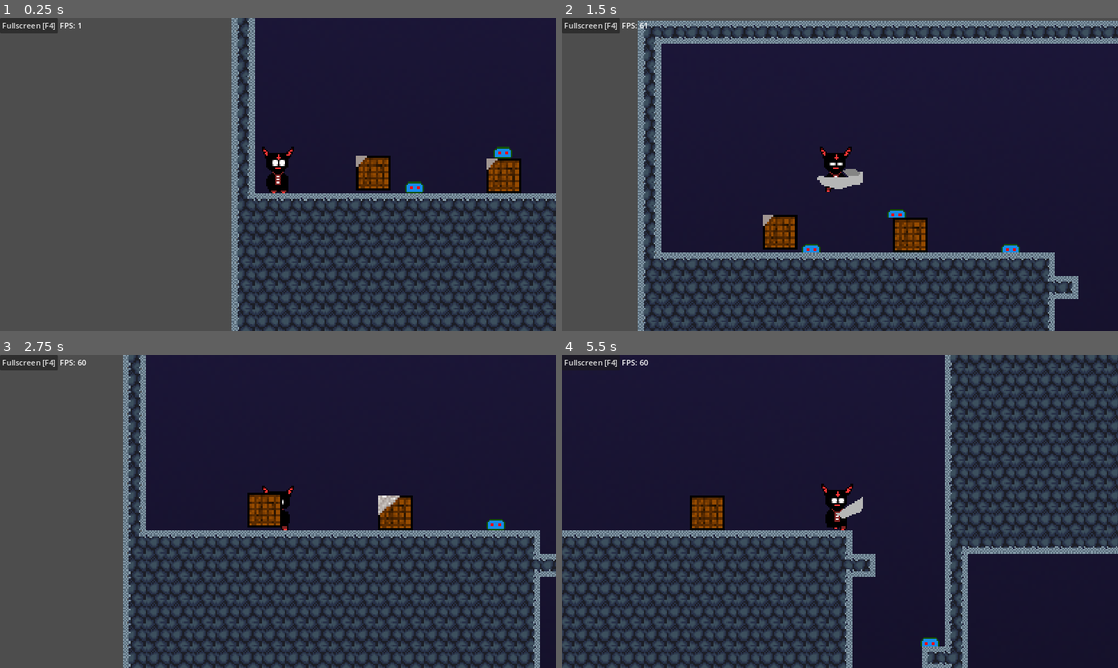
Above: before the commit, frames 1-4 (two rows, left to right).
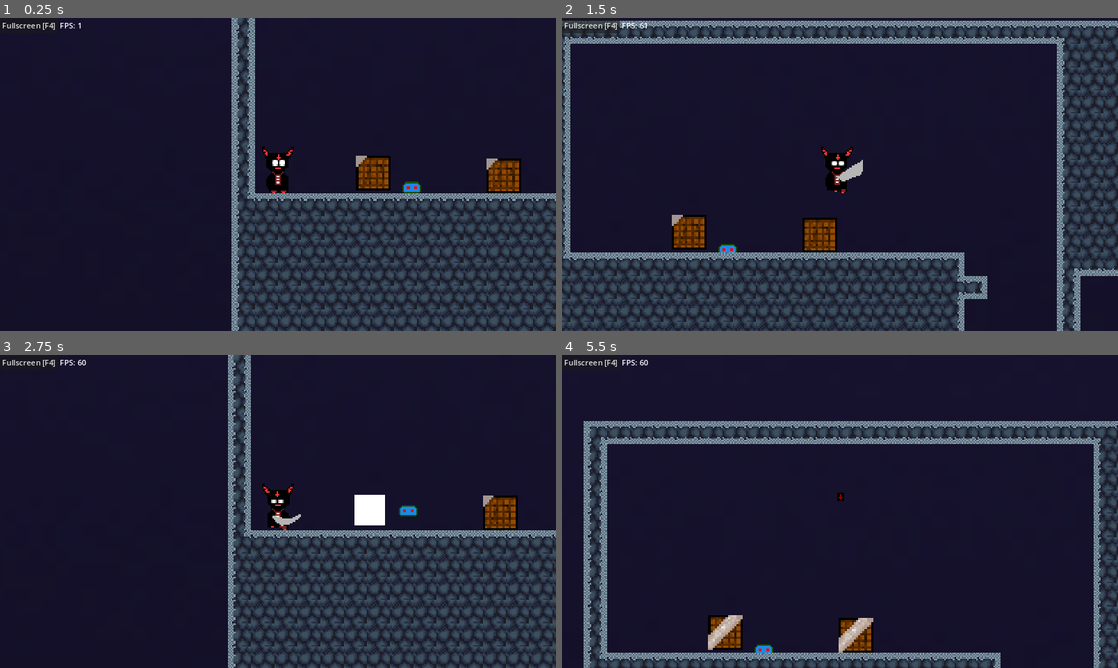
Above: after the commit, the same moments.

Repository: joaomoraski/proj-dev-jogos
Game: Godot game, scene res://world.tscn
Two runs of this game, one before a commit and one after it. Both use one fixed random seed, a clock stepped at 60 frames per second and the inputs below.
Inputs (mouse positions are in pixels of both pictures, inside the frame that each line leads up to):
- Up to frame 1 (0.25 s): no input
- Up to frame 2 (1.5 s): move the mouse to (962, 158) at 0.52 s; hold Right (ui_right) 0.53-1.25 s; tap 1 (Attack) at 0.6 s; click (962, 158) at 0.67 s; tap Up (ui_up) at 0.77 s; tap Shift (dash, bound only after the commit) at 0.8 s; drag from (728, 190) to (862, 174) at 1.27 s
- Up to frame 3 (2.75 s): move the mouse to (333, 442) at 2.02 s; hold Left (ui_left) from 2.03 s (still down); tap 1 (Attack) at 2.1 s; tap Shift (dash, bound only after the commit) at 2.3 s
- Up to frame 4 (5.5 s): release Left (ui_left) at 2.75 s; drag from (812, 574) to (873, 524) at 2.77 s; move the mouse to (1006, 558) at 3.52 s; hold Right (ui_right) 3.53-4.25 s; tap 1 (Attack) at 3.6, 5.1 s; tap Up (ui_up) at 3.77 s; tap Shift (dash, bound only after the commit) at 3.8, 5.3 s; tap F1 (die, bound only after the commit) at 4.15 s; drag from (673, 464) to (906, 642) at 4.27 s; move the mouse to (867, 511) at 5.02 s; hold Right (ui_right) from 5.03 s (still down); click (867, 511) at 5.17 s

The runs differ from the first frame. In frame 1, 41% of the frame differs, in the area x 0-93%, y 0-100%; in frame 2, 39%; in frame 3, 46%, in the area x 0-100%, y 0-100%; in frame 4, 43%.

Commit message:
adicionando algumas logicas a mais nos slimes, melhorando as sprites e criando animaçoes novas e o dash

Diff:
--- a/souls-of-the-hollow/Enemies/Slime/slime.gd
+++ b/souls-of-the-hollow/Enemies/Slime/slime.gd
@@ -41,6 +41,7 @@
 func _on_hitbox_area_entered(area):
 	if area.name == "AttackCollision":
 		health -= _player.damage
+		velocity.y = -200
 
 func _on_vision_box_body_entered(body):
 	if body.name == "Player":
--- a/souls-of-the-hollow/Enemies/Slime/slime.tscn
+++ b/souls-of-the-hollow/Enemies/Slime/slime.tscn
@@ -101,7 +101,7 @@
 size = Vector2(15, 11)
 
 [sub_resource type="CircleShape2D" id="CircleShape2D_l4t6d"]
-radius = 48.0104
+radius = 32.0156
 
 [node name="Slime" type="CharacterBody2D" groups=["enemies"]]
 script = ExtResource("1_dgs50")
@@ -132,7 +132,7 @@
 
 [node name="VisionBox" type="Area2D" parent="."]
 
-[node name="CollisionShape2D" type="CollisionShape2D" parent="VisionBox"]
+[node name="CollisionShape2D" type="CollisionShape2D" parent="VisionBox" groups=["enemies"]]
 shape = SubResource("CircleShape2D_l4t6d")
 
 [connection signal="area_entered" from="Hitbox" to="." method="_on_hitbox_area_entered"]
--- a/souls-of-the-hollow/GameController.gd
+++ b/souls-of-the-hollow/GameController.gd
@@ -3,6 +3,10 @@
 
 var _player: Player
 var _camera: Camera2D
+
+# GLOBAL VARIABLES
+############################################
+var player_life = 1000
 
 # PRIVATE METHODS
 ############################################
@@ -13,6 +17,8 @@
 	_player = player
 	_camera = camera
 	get_tree().call_group("enemies", "set_player", _player)
+	get_tree().call_group("breakables", "set_player", _player)
+	get_tree().call_group("timerDash", "set_player", _player)
 
 func get_camera() -> Camera2D:
 	return _camera
--- a/souls-of-the-hollow/Maps/Objects/Crates/crates.gd
+++ b/souls-of-the-hollow/Maps/Objects/Crates/crates.gd
@@ -1,20 +1,18 @@
 class_name Crate
 extends StaticBody2D
 
-@export var health = 20;
+@export var health = 10;
 
 var _player: Player
 
 func set_player(player: Player):
 	_player = player
 
-func _ready():
-	pass
-
 func _on_hitbox_area_entered(area):
 	if area.name == "AttackCollision":
 		$anim.play("Hurt")
 		health -= _player.damage
+		print(health)
 		await $anim.animation_finished
 		$anim.play("Active")
 
--- a/souls-of-the-hollow/Maps/Objects/Crates/crates.tscn
+++ b/souls-of-the-hollow/Maps/Objects/Crates/crates.tscn
@@ -81,7 +81,7 @@
 "RESET": SubResource("Animation_4q0jx")
 }
 
-[node name="Chest" type="StaticBody2D" groups=["enemies"]]
+[node name="Chest" type="StaticBody2D" groups=["breakables"]]
 light_mask = 17
 visibility_layer = 8
 scale = Vector2(1.5, 1.5)
--- /dev/null
+++ b/souls-of-the-hollow/Player/dash.gd
@@ -0,0 +1,20 @@
+class_name Dash
+extends Node2D
+
+@onready var timer = $DashTimer
+# Precisa setar para one shot
+var _player: Player
+
+func set_player(player: Player):
+	_player = player
+
+func start_dash(duration):
+	timer.wait_time = duration
+	timer.start()
+
+func is_dashing():
+	return !timer.is_stopped()
+
+
+func _on_dash_timer_timeout():
+	_player.dash_collision_logic(true)
--- /dev/null
+++ b/souls-of-the-hollow/Player/dash.tscn
@@ -0,0 +1,11 @@
+[gd_scene load_steps=2 format=3 uid="uid://d20tc3g8jgae8"]
+
+[ext_resource type="Script" path="res://Player/dash.gd" id="1_f6rvo"]
+
+[node name="Dash" type="Node2D" groups=["timerDash"]]
+script = ExtResource("1_f6rvo")
+
+[node name="DashTimer" type="Timer" parent="."]
+one_shot = true
+
+[connection signal="timeout" from="DashTimer" to="." method="_on_dash_timer_timeout"]
--- a/souls-of-the-hollow/Player/player.gd
+++ b/souls-of-the-hollow/Player/player.gd
@@ -2,25 +2,53 @@
 extends CharacterBody2D
 
 # Finite state machine
-enum PlayerStates {MOVE, ATTACK} # Array padrao, 0, 1, 2, 3 , HURT, DEAD
+enum PlayerStates {MOVE, ATTACK, DEAD} # Array padrao, 0, 1, 2, 3 , HURT, DEAD
 var CurrentState = PlayerStates.MOVE # Estado atual do personagem
 
+var normalSpeed = 150.0
 @export var SPEED = 150.0
 const JUMP_VELOCITY = -400.0
-var damage: float = 10
 var _direction: float = 0.1
 var _double_jump: bool = false
 var isAttacking: bool = false
 var invertAttackCollision: int = -32
+
+var health = game_controller.player_life
+var damage: float = 1
+
+const dashspeed = 300.0
+const dashlength = 0.4
+
+@onready var dash = $Dash
 
 var gravity = ProjectSettings.get_setting("physics/2d/default_gravity")
 
 func _ready():
 	$AttackCollision/CollisionShape2D.disabled = true
 
+func dash_collision_logic(logic: bool):
+	self.set_collision_layer_value(1, logic)
+	self.set_collision_mask_value(1, logic)
+	$Hitbox/CollisionShape2D.disabled = !logic
+
 func _physics_process(delta):
 	# Adiciona a gravidade ao jogo
 	velocity.y += gravity * delta
+
+	if Input.is_action_just_pressed("dash"):
+		dash_collision_logic(false)
+		dash.start_dash(dashlength)
+
+
+	SPEED = dashspeed if dash.is_dashing() else normalSpeed
+
+	if Input.is_action_just_pressed("die"):
+		game_controller.player_life = 0
+
+	if game_controller.player_life <= 0:
+		Die()
+		return
+
 	Move()
 	animatePlayer()
 	move_and_slide()
@@ -32,15 +60,19 @@
 		if is_on_floor():
 			if velocity.x == 0.0:
 				$AnimatedSprite2D.play("Idle")
-			else:
+			elif not dash.is_dashing():
 				$AnimatedSprite2D.play("Walk")
 		else:
-			if velocity.y < 0 or _double_jump:
+			if velocity.y < 0 or _double_jump and not dash.is_dashing():
 				$AnimatedSprite2D.play("Jump")
-			if velocity.y > 10:
+			if velocity.y > 10 and not dash.is_dashing():
 				$AnimatedSprite2D.play("Fall")
 	else:
 		$AnimatedSprite2D.play("Attack")
+
+
+	if dash.is_dashing():
+		$AnimatedSprite2D.play("Dash")
 
 	$AnimatedSprite2D.flip_h = false if _direction > 0.0 else true
 	$AttackCollision/CollisionShape2D.position = Vector2(0,2) if _direction > 0 else Vector2(invertAttackCollision,2)
@@ -72,12 +104,18 @@
 	CheckAndExecuteJump()
 	CheckAndExecuteAttack()
 
+func Die():
+	$AnimatedSprite2D.play("Die")
+	await $AnimatedSprite2D.animation_finished
+	get_tree().reload_current_scene()
+	game_controller.player_life = 1000
+
 func _on_animated_sprite_2d_animation_finished():
 	if $AnimatedSprite2D.animation == "Attack":
-#		CurrentState = PlayerStates.MOVE
 		$AttackCollision/CollisionShape2D.disabled = true
 		isAttacking = false
 
-
-#func OnStateFinished():
-#	CurrentState = PlayerStates.MOVE
+func _on_hitbox_body_entered(body):
+	if body.is_in_group("enemies"):
+		game_controller.player_life -= 1
+		print("deu ruim", game_controller.player_life)
--- a/souls-of-the-hollow/Player/player.tscn
+++ b/souls-of-the-hollow/Player/player.tscn
@@ -1,7 +1,8 @@
-[gd_scene load_steps=30 format=3 uid="uid://y0apbebnl2yq"]
+[gd_scene load_steps=35 format=3 uid="uid://y0apbebnl2yq"]
 
 [ext_resource type="Script" path="res://Player/player.gd" id="1_qiplr"]
 [ext_resource type="Texture2D" uid="uid://4xd8tl5lte7r" path="res://Player/PersonagemPrincipal.png" id="1_qslmg"]
+[ext_resource type="PackedScene" uid="uid://d20tc3g8jgae8" path="res://Player/dash.tscn" id="3_kd2kb"]
 
 [sub_resource type="AtlasTexture" id="AtlasTexture_bvww3"]
 atlas = ExtResource("1_qslmg")
@@ -14,6 +15,18 @@
 [sub_resource type="AtlasTexture" id="AtlasTexture_054hd"]
 atlas = ExtResource("1_qslmg")
 region = Rect2(32, 64, 32, 32)
+
+[sub_resource type="AtlasTexture" id="AtlasTexture_idxya"]
+atlas = ExtResource("1_qslmg")
+region = Rect2(96, 128, 32, 32)
+
+[sub_resource type="AtlasTexture" id="AtlasTexture_q0oo4"]
+atlas = ExtResource("1_qslmg")
+region = Rect2(128, 128, 32, 32)
+
+[sub_resource type="AtlasTexture" id="AtlasTexture_oocra"]
+atlas = ExtResource("1_qslmg")
+region = Rect2(0, 160, 32, 32)
 
 [sub_resource type="AtlasTexture" id="AtlasTexture_hjvsx"]
 atlas = ExtResource("1_qslmg")
@@ -117,6 +130,20 @@
 }, {
 "frames": [{
 "duration": 1.0,
+"texture": SubResource("AtlasTexture_idxya")
+}, {
+"duration": 1.0,
+"texture": SubResource("AtlasTexture_q0oo4")
+}, {
+"duration": 1.0,
+"texture": SubResource("AtlasTexture_oocra")
+}],
+"loop": false,
+"name": &"Dash",
+"speed": 9.0
+}, {
+"frames": [{
+"duration": 1.0,
 "texture": SubResource("AtlasTexture_hjvsx")
 }, {
 "duration": 1.0,
@@ -143,7 +170,7 @@
 "duration": 1.0,
 "texture": SubResource("AtlasTexture_a8uwq")
 }],
-"loop": true,
+"loop": false,
 "name": &"Die",
 "speed": 4.0
 }, {
@@ -210,16 +237,21 @@
 [sub_resource type="RectangleShape2D" id="RectangleShape2D_iuhsv"]
 size = Vector2(12.75, 30)
 
+[sub_resource type="RectangleShape2D" id="RectangleShape2D_x0ynk"]
+size = Vector2(18, 27)
+
 [node name="Player" type="CharacterBody2D"]
+collision_layer = 129
+collision_mask = 129
 floor_constant_speed = true
 script = ExtResource("1_qiplr")
 
 [node name="AnimatedSprite2D" type="AnimatedSprite2D" parent="."]
 sprite_frames = SubResource("SpriteFrames_hxcyt")
-animation = &"Attack"
-frame = 2
+animation = &"Idle"
 
 [node name="CollisionShape2D" type="CollisionShape2D" parent="."]
+z_index = 10
 position = Vector2(0, 2.5)
 shape = SubResource("RectangleShape2D_kiqqe")
 
@@ -230,5 +262,17 @@
 
 [node name="CollisionShape2D" type="CollisionShape2D" parent="AttackCollision"]
 shape = SubResource("RectangleShape2D_iuhsv")
+disabled = true
+
+[node name="Hitbox" type="Area2D" parent="."]
+
+[node name="CollisionShape2D" type="CollisionShape2D" parent="Hitbox"]
+position = Vector2(0, 2.5)
+shape = SubResource("RectangleShape2D_x0ynk")
+disabled = true
+debug_color = Color(1, 0, 0.52549, 0.419608)
+
+[node name="Dash" parent="." instance=ExtResource("3_kd2kb")]
 
 [connection signal="animation_finished" from="AnimatedSprite2D" to="." method="_on_animated_sprite_2d_animation_finished"]
+[connection signal="body_entered" from="Hitbox" to="." method="_on_hitbox_body_entered"]
--- a/souls-of-the-hollow/project.godot
+++ b/souls-of-the-hollow/project.godot
@@ -68,6 +68,16 @@
 "events": [Object(InputEventKey,"resource_local_to_scene":false,"resource_name":"","device":-1,"window_id":0,"alt_press …(182 unchanged characters)…
 ]
 }
+die={
+"deadzone": 0.5,
+"events": [Object(InputEventKey,"resource_local_to_scene":false,"resource_name":"","device":-1,"window_id":0,"alt_pressed":false,"shift_pressed":false,"ctrl_pressed":false,"meta_pressed":false,"pressed":false,"keycode":0,"physical_keycode":4194332,"key_label":0,"unicode":0,"echo":false,"script":null)
+]
+}
+dash={
+"deadzone": 0.5,
+"events": [Object(InputEventKey,"resource_local_to_scene":false,"resource_name":"","device":-1,"window_id":0,"alt_pressed":false,"shift_pressed":false,"ctrl_pressed":false,"meta_pressed":false,"pressed":false,"keycode":0,"physical_keycode":4194325,"key_label":0,"unicode":0,"echo":false,"script":null)
+]
+}
 
 [input_devices]
 
--- a/souls-of-the-hollow/world.tscn
+++ b/souls-of-the-hollow/world.tscn
@@ -487,7 +487,8 @@
 8:4/0/terrains_peering_bit/top_side = 0
 
 [sub_resource type="TileSet" id="TileSet_kkrsb"]
-physics_layer_0/collision_layer = 1
+physics_layer_0/collision_layer = 641
+physics_layer_0/collision_mask = 641
 terrain_set_0/mode = 0
 terrain_set_0/terrain_0/name = "Terrain 0"
 terrain_set_0/terrain_0/color = Color(0.631373, 0, 0.45098, 1)
@@ -502,11 +503,7 @@
 scale = Vector2(3, 3)
 
 [node name="Sprite2D" type="Sprite2D" parent="Background"]
-texture = ExtResource("9_a4st2")
-
-[node name="Sprite2D2" type="Sprite2D" parent="Background"]
-position = Vector2(226, -68)
-scale = Vector2(0.181667, 0.181667)
+scale = Vector2(3, 3)
 texture = ExtResource("9_a4st2")
 
 [node name="CanvasLayer" type="CanvasLayer" parent="."]
@@ -561,80 +558,8 @@
 
 [node name="enemies" type="Node2D" parent="."]
 
-[node name="Slime" parent="enemies" instance=ExtResource("10_iq0h4")]
-position = Vector2(111, 143)
-
-[node name="Slime2" parent="enemies" instance=ExtResource("10_iq0h4")]
-position = Vector2(172, 119)
-
-[node name="Slime3" parent="enemies" instance=ExtResource("10_iq0h4")]
-position = Vector2(169, 568)
-
-[node name="Slime4" parent="enemies" instance=ExtResource("10_iq0h4")]
-position = Vector2(31, 425)
-
-[node name="Slime5" parent="enemies" instance=ExtResource("10_iq0h4")]
-position = Vector2(118, 423)
-
-[node name="Slime6" parent="enemies" instance=ExtResource("10_iq0h4")]
-position = Vector2(239, 426)
-
-[node name="Slime7" parent="enemies" instance=ExtResource("10_iq0h4")]
-position = Vector2(242, 146)
-
-[node name="Slime8" parent="enemies" instance=ExtResource("10_iq0h4")]
-position = Vector2(118, 617)
-
-[node name="Slime9" parent="enemies" instance=ExtResource("10_iq0h4")]
-position = Vector2(223, 621)
-
-[node name="Slime10" parent="enemies" instance=ExtResource("10_iq0h4")]
-position = Vector2(684, 617)
-
-[node name="Slime11" parent="enemies" instance=ExtResource("10_iq0h4")]
-position = Vector2(567, 605)
-
-[node name="Slime12" parent="enemies" instance=ExtResource("10_iq0h4")]
-position = Vector2(326, 220)
-
-[node name="enemies2" type="Node2D" parent="."]
-position = Vector2(367, -54)
-
-[node name="Slime" parent="enemies2" instance=ExtResource("10_iq0h4")]
-position = Vector2(111, 284)
-
-[node name="Slime2" parent="enemies2" instance=ExtResource("10_iq0h4")]
-position = Vector2(367, 385)
-
-[node name="Slime3" parent="enemies2" instance=ExtResource("10_iq0h4")]
-position = Vector2(169, 568)
-
-[node name="Slime4" parent="enemies2" instance=ExtResource("10_iq0h4")]
-position = Vector2(94, 417)
-
-[node name="Slime5" parent="enemies2" instance=ExtResource("10_iq0h4")]
-position = Vector2(191, 447)
-
-[node name="Slime6" parent="enemies2" instance=ExtResource("10_iq0h4")]
-position = Vector2(270, 488)
-
-[node name="Slime7" parent="enemies2" instance=ExtResource("10_iq0h4")]
-position = Vector2(437, 305)
-
-[node name="Slime8" parent="enemies2" instance=ExtResource("10_iq0h4")]
-position = Vector2(118, 617)
-
-[node name="Slime9" parent="enemies2" instance=ExtResource("10_iq0h4")]
-position = Vector2(223, 621)
-
-[node name="Slime10" parent="enemies2" instance=ExtResource("10_iq0h4")]
-position = Vector2(684, 617)
-
-[node name="Slime11" parent="enemies2" instance=ExtResource("10_iq0h4")]
-position = Vector2(567, 605)
-
-[node name="Slime12" parent="enemies2" instance=ExtResource("10_iq0h4")]
-position = Vector2(230, 311)
+[node name="Slime" parent="." instance=ExtResource("10_iq0h4")]
+position = Vector2(109, 142)
 
 [connection signal="pressed" from="CanvasLayer/ButtonFullscreen" to="CanvasLayer/ButtonFullscreen" method="_on_pressed"]
 
Binary file changed: souls-of-the-hollow/Enemies/Slime/DemonSlime.png
Not shown: 1 places in souls-of-the-hollow/Enemies/Slime/slime.tscn that only renumber resources
Binary file changed: souls-of-the-hollow/Player/PersonagemPrincipal.png
Not shown: 1 places in souls-of-the-hollow/world.tscn that only renumber resources
